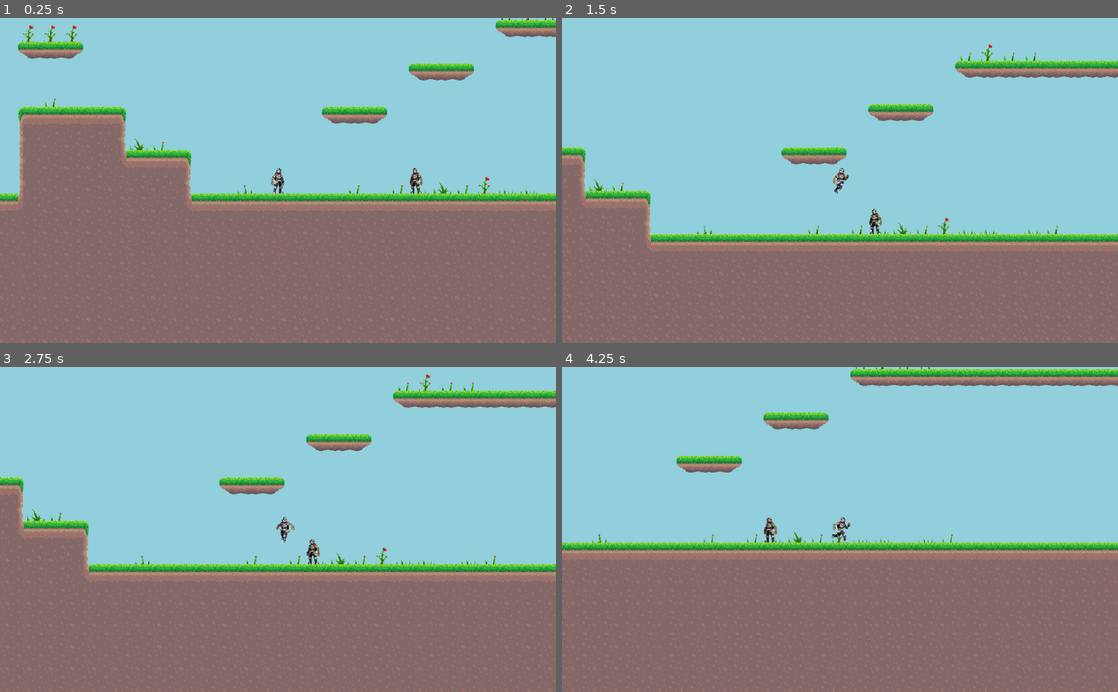
Above: before the commit, frames 1-4 (two rows, left to right).
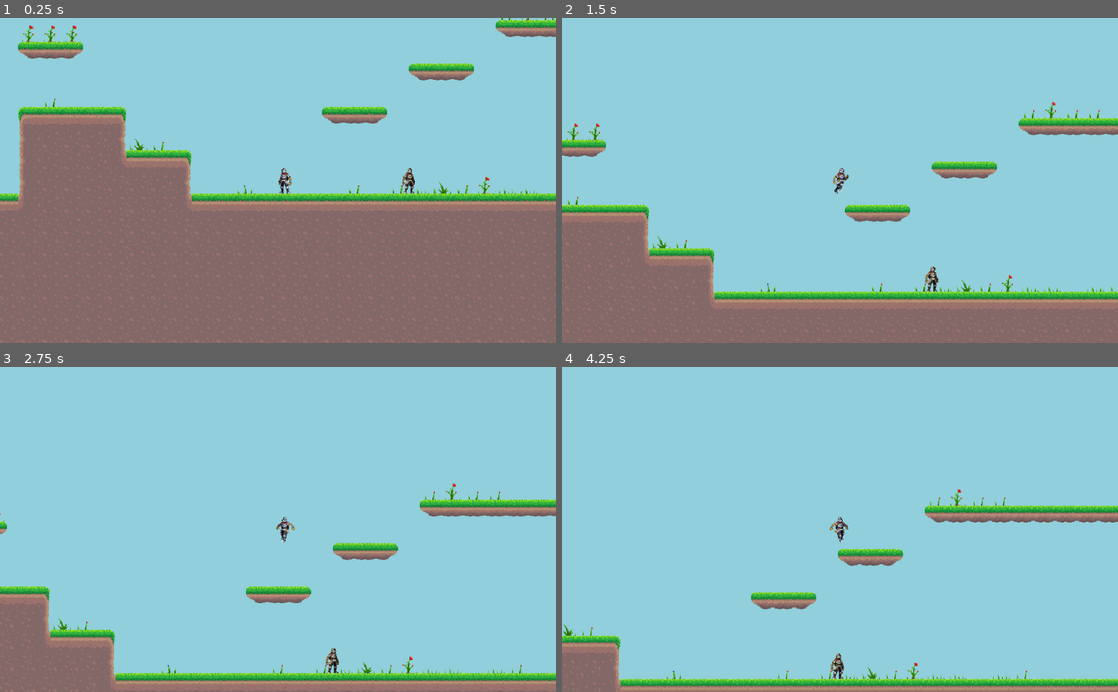
Above: after the commit, the same moments.

Repository: xwedea/buff-and-blue
Game: Godot game, scene res://levels/base_level/BaseLevel.tscn
The game is run twice, just before and just after one commit, with the same random seed, the same clock (stepped at 60 frames per second) and the same inputs.
Inputs (mouse positions are in pixels of both pictures, inside the frame that each line leads up to):
- Up to frame 1 (0.25 s): no input
- Up to frame 2 (1.5 s): tap Enter at 0.5 s; move the mouse to (962, 164) at 0.52 s; hold D (move_right) from 0.53 s (still down); click (962, 164) at 0.6 s; tap Space (jump) at 0.77, 0.8, 1.07, 1.35 s; move the mouse to (728, 196) at 1.27 s
- Up to frame 3 (2.75 s): tap Space (jump) at 1.52, 1.82, 2.3 s; click (166, 545) at 1.55 s; move the mouse to (333, 458) at 2.02 s; release D (move_right) at 2.03 s; hold A (move_left) from 2.03 s (still down); click (333, 458) at 2.1 s
- Up to frame 4 (4.25 s): move the mouse to (812, 594) at 2.77 s; release A (move_left) at 2.78 s; hold D (move_right) from 2.78 s (still down); click (812, 594) at 2.85 s; tap Space (jump) at 3.02, 3.32, 3.6, 3.77, 4.07 s; move the mouse to (1006, 578) at 3.52 s

The runs differ from the first frame. In frame 1, 0.4% of the frame differs, in the area x 48-76%, y 46-55%; in frame 2, 26%; in frame 3, 42%; in frame 4, 50%, in the area x 0-100%, y 0-100%.

Commit message:
fps independent movement

Diff:
--- a/characters/agent_base/AgentBase.gd
+++ b/characters/agent_base/AgentBase.gd
@@ -6,17 +6,18 @@
 var MAXFALLSPEED = 400
 var MAXSPEED = 170
 var JUMPFORCE = 600
-var ACCELERATION = 40
+var ACCELERATION = 600
 
 var velocity = Vector2.ZERO
 var facing_right = true
+var direction : Vector2 # unit vector
 
 func _physics_process(delta):
 	move(delta)
 
 func move(delta):
 	# DIRECTION
-	if facing_right:
+	if direction.x > 0:
 		$AnimatedSprite.scale.x = 1
 	else:
 		$AnimatedSprite.scale.x = -1
@@ -30,6 +31,7 @@
 	if velocity.y > MAXFALLSPEED:
 		velocity.y = MAXFALLSPEED
 
+
 	# HORIZONTAL MOVEMENT
 	velocity.x = clamp(velocity.x, -MAXSPEED, MAXSPEED)
 
--- a/characters/demo_enemy/DemoEnemy.gd
+++ b/characters/demo_enemy/DemoEnemy.gd
@@ -2,18 +2,34 @@
 
 var stateMachine
 var Player : Player
+onready var anim_tree = $AnimationTree
 
 func _ready():
-	stateMachine = $AnimationTree.get("parameters/playback")
+	stateMachine = anim_tree.get("parameters/playback")
 	stateMachine.travel("idle")
-	Player = get_tree().get_nodes_in_group("player")[0]
+	player = get_tree().get_nodes_in_group("player")[0]
 
 func move(delta : float):
-	var current_state = stateMachine.get_current_node()
+	var animState = stateMachine.get_current_node()
+
+
+#	direction = (player.position - position).normalized()
+#	if (direction.x > 0):
+#		velocity.x += ACCELERATION * delta
+#	elif (direction.x < 0):
+#		velocity.x -= ACCELERATION * delta
+
+	if (enemyState == IDLE):
+		stateMachine.travel("idle")
+	elif (enemyState == COMBAT):
+		pass
+
+
+
 	.move(delta)
 
-func _process(delta):
-	var current_state = stateMachine.get_current_node()
+
+
 
 
 func handle_hit(damage):
--- a/characters/demo_enemy/DemoEnemy.tscn
+++ b/characters/demo_enemy/DemoEnemy.tscn
@@ -33,6 +33,7 @@
 
 [sub_resource type="Animation" id=14]
 resource_name = "attack1"
+length = 0.4
 tracks/0/type = "value"
 tracks/0/path = NodePath("AnimatedSprite:animation")
 tracks/0/interp = 1
@@ -44,6 +45,18 @@
 "transitions": PoolRealArray( 1 ),
 "update": 1,
 "values": [ "attack1" ]
+}
+tracks/1/type = "value"
+tracks/1/path = NodePath("AnimatedSprite:frame")
+tracks/1/interp = 1
+tracks/1/loop_wrap = true
+tracks/1/imported = false
+tracks/1/enabled = true
+tracks/1/keys = {
+"times": PoolRealArray( 0, 0.001, 0.1, 0.2, 0.3 ),
+"transitions": PoolRealArray( 1, 1, 1, 1, 1 ),
+"update": 1,
+"values": [ 4, 0, 1, 2, 3 ]
 }
 
 [sub_resource type="Animation" id=2]
@@ -158,6 +171,9 @@
 "values": [ "idle" ]
 }
 
+[sub_resource type="AnimationNodeAnimation" id=15]
+animation = "attack1"
+
 [sub_resource type="AnimationNodeAnimation" id=5]
 animation = "die"
 
@@ -177,16 +193,24 @@
 
 [sub_resource type="AnimationNodeStateMachineTransition" id=11]
 
+[sub_resource type="AnimationNodeStateMachineTransition" id=16]
+
+[sub_resource type="AnimationNodeStateMachineTransition" id=17]
+switch_mode = 2
+auto_advance = true
+
 [sub_resource type="AnimationNodeStateMachine" id=12]
+states/attack1/node = SubResource( 15 )
+states/attack1/position = Vector2( 110, 197 )
 states/die/node = SubResource( 5 )
 states/die/position = Vector2( 332, 197 )
 states/hit/node = SubResource( 6 )
 states/hit/position = Vector2( 425, 50 )
 states/idle/node = SubResource( 7 )
-states/idle/position = Vector2( 212, 50 )
-transitions = [ "idle", "hit", SubResource( 8 ), "hit", "idle", SubResource( 9 ), "idle", "die", SubResource( 10 ), "hit", "die", SubResource( 11 ) ]
+states/idle/position = Vector2( 212, 72 )
+transitions = [ "idle", "hit", SubResource( 8 ), "hit", "idle", SubResource( 9 ), "idle", "die", SubResource( 10 ), "hit", "die", SubResource( 11 ), "idle", "attack1", SubResource( 16 ), "attack1", "idle", SubResource( 17 ) ]
 start_node = "idle"
-graph_offset = Vector2( -105.526, -81.4663 )
+graph_offset = Vector2( -105.526, 19.7177 )
 
 [sub_resource type="AnimationNodeStateMachinePlayback" id=13]
 
--- a/characters/player/Player.gd
+++ b/characters/player/Player.gd
@@ -2,13 +2,10 @@
 
 class_name Player
 
+signal attacking
 enum PlayerStatus {NEUTRAL, ATTACKING, DIALOG}
-
 export var nextComboAttack = 1
-
 export var attackPower : int = 35
-export var bAttackCombo = false
-
 var hasDoubleJump = true
 var stateMachine
 
@@ -21,14 +18,13 @@
 	var current_state = stateMachine.get_current_node()
 
 
-
 	if current_state != "attack1" and current_state != "attack2":
 		if Input.is_action_pressed("move_right"):
-			velocity.x += ACCELERATION
-			facing_right = true
+			velocity.x += ACCELERATION * delta
+			direction = Vector2(1, 0)
 		elif Input.is_action_pressed("move_left"):
-			velocity.x -= ACCELERATION
-			facing_right = false
+			velocity.x -= ACCELERATION * delta
+			direction = Vector2(-1, 0)
 		else:
 			velocity.x = lerp(velocity.x, 0, 0.2)
 		# JUMP
--- a/characters/player/Player.tscn
+++ b/characters/player/Player.tscn
@@ -716,22 +716,22 @@
 
 [sub_resource type="AnimationNodeStateMachine" id=98]
 states/attack1/node = SubResource( 115 )
-states/attack1/position = Vector2( 561.815, 104.293 )
+states/attack1/position = Vector2( 164.815, 397.293 )
 states/attack2/node = SubResource( 116 )
-states/attack2/position = Vector2( 568.815, 277.145 )
+states/attack2/position = Vector2( 438.815, 307.145 )
 states/die/node = SubResource( 133 )
-states/die/position = Vector2( 366, 29.1452 )
+states/die/position = Vector2( 474, 104.293 )
 states/fall/node = SubResource( 85 )
-states/fall/position = Vector2( 41, 296.145 )
+states/fall/position = Vector2( -81, 296.145 )
 states/idle/node = SubResource( 86 )
-states/idle/position = Vector2( 366, 125.293 )
+states/idle/position = Vector2( 235, 104.293 )
 states/jump/node = SubResource( 87 )
-states/jump/position = Vector2( 133, 104.293 )
+states/jump/position = Vector2( 35, 104.293 )
 states/run/node = SubResource( 88 )
-states/run/position = Vector2( 290, 327.293 )
+states/run/position = Vector2( 81, 197.293 )
 transitions = [ "run", "idle", SubResource( 89 ), "idle", "run", SubResource( 90 ), "idle", "jump", SubResource( 92 ),  …(445 unchanged characters)…
 start_node = "idle"
-graph_offset = Vector2( -214.946, 24.6663 )
+graph_offset = Vector2( -214.946, 35.2626 )
 
 [sub_resource type="AnimationNodeStateMachinePlayback" id=99]
 
@@ -741,13 +741,12 @@
 script = ExtResource( 3 )
 nextComboAttack = 1
 attackPower = 35
-bAttackCombo = true
 
 [node name="AnimatedSprite" parent="." index="1"]
 position = Vector2( 5, -21 )
 frames = SubResource( 47 )
 animation = "idle"
-frame = 1
+frame = 3
 
 [node name="HitArea" type="Area2D" parent="AnimatedSprite" index="0"]
 position = Vector2( -5, 21 )
--- a/levels/base_level/BaseLevel.tscn
+++ b/levels/base_level/BaseLevel.tscn
@@ -20,7 +20,6 @@
 
 [node name="Player" parent="." instance=ExtResource( 1 )]
 position = Vector2( -604, -560 )
-bAttackCombo = false
 
 [node name="DemoEnemy" parent="." instance=ExtResource( 2 )]
 position = Vector2( -401, -560 )
Not shown: 1 places in characters/demo_enemy/DemoEnemy.tscn that only renumber resources
